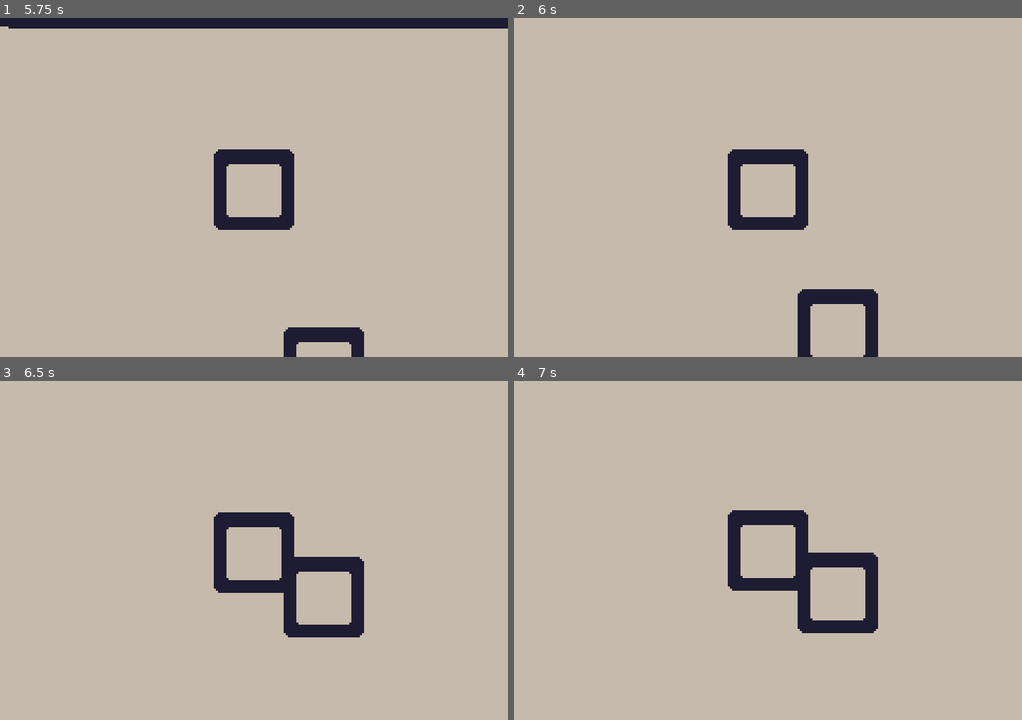
Above: before the commit, frames 1-4 (two rows, left to right).
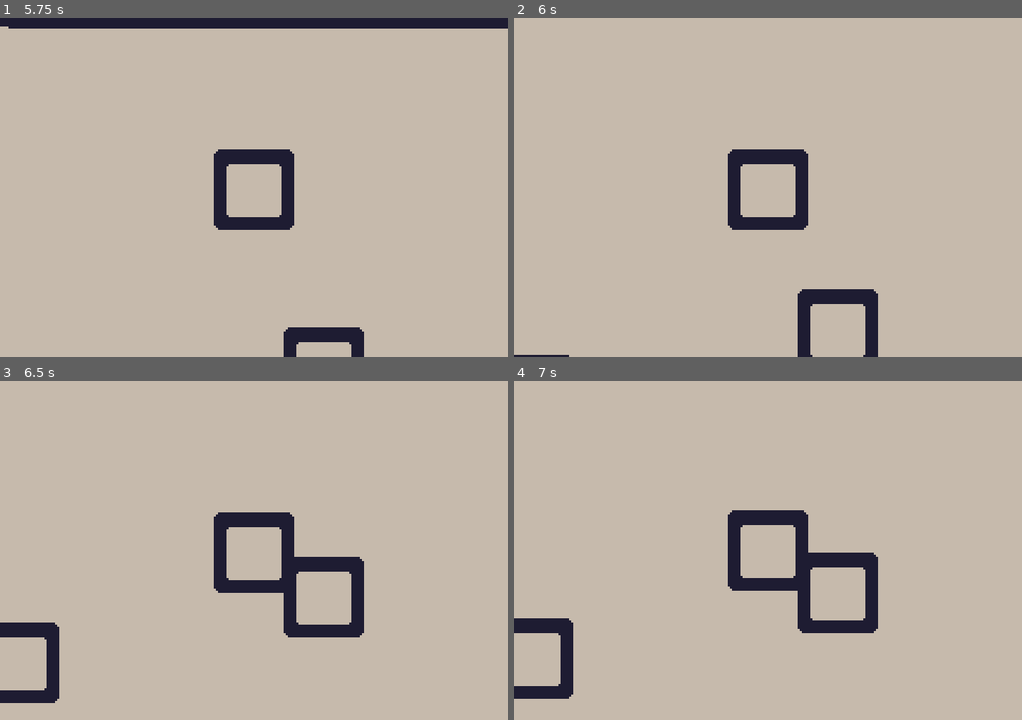
Above: after the commit, the same moments.

Repository: chickengamer555/7-days-of-rain-B1T-jam
Game: Godot game, scene res://UI/MainMenu/main_menu.tscn
The game is run twice, just before and just after one commit, with the same random seed, the same clock (stepped at 60 frames per second) and the same inputs. The engine's default icon, where the game draws it, is replaced by a stand-in: a white triangle on a blue panel in a dark square.
Inputs (mouse positions are in pixels of both pictures, inside the frame that each line leads up to):
- Up to frame 1 (5.75 s): click "Start Game" at 0.5 s; tap Enter at 1.25, 4.25 s; move the mouse to (365, 170) at 1.27 s; hold Right (right) 1.28-2 s; hold E (Interact) 1.28-2 s; click (365, 170) at 1.42 s; drag from (152, 204) to (254, 187) at 2.02 s; tap Space at 2.75 s; move the mouse to (304, 112) at 2.77 s; hold Right (right) 2.78-3.5 s; hold E (Interact) 2.78-3.5 s; drag from (228, 255) to (101, 136) at 3.52 s; move the mouse to (406, 238) at 4.27 s; hold A (left) 4.28-5 s; hold E (Interact) 4.28-5 s; tap G at 4.35 s; drag from (101, 136) to (254, 187) at 5.02 s
- Up to frame 2 (6 s): tap Space at 5.75 s; move the mouse to (793, 187) at 5.77 s; hold S (down) from 5.78 s (still down); hold E (Interact) from 5.78 s (still down); tap C at 5.85 s; click (793, 187) at 5.92 s
- Up to frame 3 (6.5 s): keep holding S (down); keep holding E (Interact)
- Up to frame 4 (7 s): release S (down) at 6.5 s; release E (Interact) at 6.5 s; drag from (691, 465) to (768, 550) at 6.52 s

Frame 1 is identical in both runs. In frame 2, less than 0.1% of the frame differs, in the area x 0-11%, y 99-100%; in frame 3, 1.3%, in the area x 0-12%, y 71-95%; in frame 4, 1.3%.

Commit message:
test NPC

Diff:
--- /dev/null
+++ b/Dialouge-Prewritten/characters and dialogues/characters/Ume.tres
@@ -0,0 +1,50 @@
+[gd_resource type="Resource" script_class="NPCData" format=3 uid="uid://djdh224wfirm5"]
+
+[ext_resource type="Script" uid="uid://dn6pv6t3qvn8d" path="res://data/classes/CONVERSATIOM_RULE.gd" id="1_cqdes"]
+[ext_resource type="Script" uid="uid://c3bdbn2jbepsa" path="res://Dialouge-Prewritten/dialogue_node.gd" id="3_ghocl"]
+[ext_resource type="Script" uid="uid://bi35u3p34l30b" path="res://data/classes/EFFECT.gd" id="4_cqdes"]
+[ext_resource type="Script" uid="uid://bocbuuj64elde" path="res://Dialouge-Prewritten/dialogue_choice.gd" id="4_obop6"]
+[ext_resource type="Script" uid="uid://1m7x43xe4t0i" path="res://Dialouge-Prewritten/dialogue_tree.gd" id="5_qxfcm"]
+[ext_resource type="Script" uid="uid://drvfddng8l7fd" path="res://data/classes/schedule_slot.gd" id="6_shmyy"]
+[ext_resource type="Script" uid="uid://c3x5k0vs6q56c" path="res://data/classes/NPC_DATA.gd" id="7_4nkw2"]
+[ext_resource type="Texture2D" uid="uid://duv3igti4kqdn" path="res://Dialouge-Prewritten/characters and dialogues/characters/ume test sprite.png" id="8_mw0s2"]
+
+[sub_resource type="Resource" id="Resource_pvixg"]
+script = ExtResource("4_cqdes")
+add_ledger = Array[String](["The teahouse owner uses rain water"])
+metadata/_custom_type_script = "uid://bi35u3p34l30b"
+
+[sub_resource type="Resource" id="Resource_qlw3l"]
+script = ExtResource("3_ghocl")
+id = "ume_test"
+speaker = "Ume"
+text = "Yes i use rain water to boil tea."
+effect = SubResource("Resource_pvixg")
+metadata/_custom_type_script = "uid://c3bdbn2jbepsa"
+
+[sub_resource type="Resource" id="Resource_184d7"]
+script = ExtResource("5_qxfcm")
+start_id = "ume_test"
+nodes = Array[ExtResource("3_ghocl")]([SubResource("Resource_qlw3l")])
+metadata/_custom_type_script = "uid://1m7x43xe4t0i"
+
+[sub_resource type="Resource" id="Resource_cx4px"]
+script = ExtResource("1_cqdes")
+tree = SubResource("Resource_184d7")
+random_lines = Array[String](["Tea? sorry it's not free", "nice weather, isn't it?", "hm hm hm~"])
+metadata/_custom_type_script = "uid://dn6pv6t3qvn8d"
+
+[sub_resource type="Resource" id="Resource_v2t6q"]
+script = ExtResource("6_shmyy")
+place = "Ume"
+spot = "Ume"
+metadata/_custom_type_script = "uid://drvfddng8l7fd"
+
+[resource]
+script = ExtResource("7_4nkw2")
+id = "Ume"
+display_name = "Ume"
+rules = Array[ExtResource("1_cqdes")]([SubResource("Resource_cx4px")])
+sprite = ExtResource("8_mw0s2")
+schedule = Array[ExtResource("6_shmyy")]([SubResource("Resource_v2t6q")])
+metadata/_custom_type_script = "uid://c3x5k0vs6q56c"
--- a/test/test.tscn
+++ b/test/test.tscn
@@ -15,6 +15,11 @@
 [sub_resource type="Resource" id="Resource_h5ro5"]
 script = ExtResource("11_ibfm0")
 id = "has_cost_book"
+metadata/_custom_type_script = "uid://dnqtpl4ogoqlq"
+
+[sub_resource type="Resource" id="Resource_klxhy"]
+script = ExtResource("11_ibfm0")
+id = "Ume"
 metadata/_custom_type_script = "uid://dnqtpl4ogoqlq"
 
 [node name="test" type="Node2D" unique_id=1734866862]
@@ -66,6 +71,9 @@
 [node name="spot 2" type="Marker2D" parent="Spots" unique_id=1793227087]
 position = Vector2(-1307, -525)
 
+[node name="Ume" type="Marker2D" parent="Spots" unique_id=449676028]
+position = Vector2(-847, -546)
+
 [node name="NPCs" type="Node2D" parent="." unique_id=1684505752]
 
 [node name="Interactable" parent="." unique_id=62630446 instance=ExtResource("9_v2t6q")]
@@ -73,3 +81,7 @@
 data = SubResource("Resource_h5ro5")
 
 [node name="Hud" parent="." unique_id=786916839 instance=ExtResource("11_v2t6q")]
+
+[node name="Interactable2" parent="." unique_id=992148980 instance=ExtResource("9_v2t6q")]
+position = Vector2(-704, -146)
+data = SubResource("Resource_klxhy")
Binary file added: Dialouge-Prewritten/characters and dialogues/characters/ume test sprite.png
Not shown, added: Dialouge-Prewritten/characters and dialogues/characters/ume test sprite.png.import
